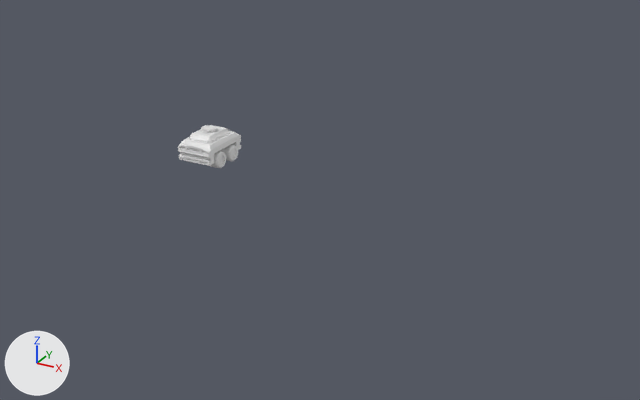
Renders of the Blender file blender/CharacterCourseChapter3/ModularVehicles.blend from each side of a commit.
Rendered twice from a 50 mm lens placed at (25.7, -35.0, 15.8), pointed at (5.9, 1.1, -2.2). Arrows for +X, +Y and +Z are at lower left; the lights stay in place. The same objects are shown in both versions, whatever each file hides.

Before the edit, the objects in view are built like this:
```python
me_cube = bpy.data.meshes.new('Cube')
me_cube.from_pydata(...)  # 97 vertices, 74 faces; spans x 0.0..0.945, y -1.464..0.0, z -0.416..0.551
me_cube.materials.append(mat_material)  # white #e7e7e7
me_cube_001 = bpy.data.meshes.new('Cube.001')
me_cube_001.from_pydata(...)  # 59 vertices, 40 faces; spans x 0.0..0.679, y -0.951..0.0, z 0.551..1.007
me_cube_001.materials.append(mat_material)  # white #e7e7e7
me_cylinder = bpy.data.meshes.new('Cylinder')
me_cylinder.from_pydata(...)  # 80 vertices, 66 faces; spans x 0.533..1.098, y -0.971..-0.115, z -0.828..0.028
ob_body = bpy.data.objects.new('Body', me_cube)
ob_body.location = (0.0, 0.0, 0.0)
_m = ob_body.modifiers.new('Mirror', 'MIRROR')
_m.use_axis = (True, True, False)
_m.use_clip = True
ob_top = bpy.data.objects.new('Top', me_cube_001)
ob_top.location = (0.0, 0.0, 0.0)
_m = ob_top.modifiers.new('Mirror', 'MIRROR')
_m.use_axis = (True, True, False)
_m.use_clip = True
ob_wheel = bpy.data.objects.new('Wheel', me_cylinder)
ob_wheel.location = (0.0, 0.0, 0.0)
_m = ob_wheel.modifiers.new('Mirror', 'MIRROR')
_m.mirror_object = ob_body
ob_wheel_002 = bpy.data.objects.new('Wheel.002', me_cylinder)
ob_wheel_002.location = (0.0, 1.1, 0.0)
_m = ob_wheel_002.modifiers.new('Mirror', 'MIRROR')
_m.mirror_object = ob_body
```
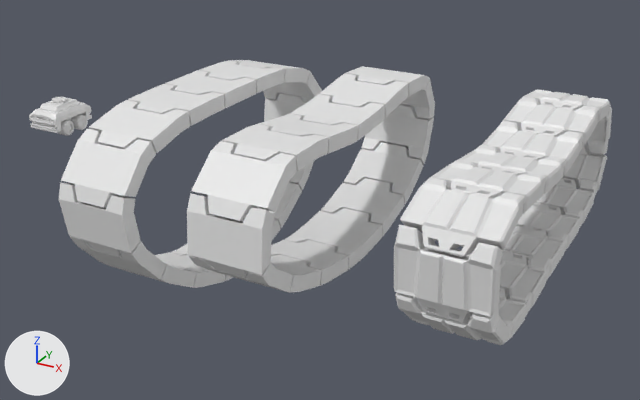
Patch to the scene script:
```diff
--- a/blender/CharacterCourseChapter3/ModularVehicles.blend.py
+++ b/blender/CharacterCourseChapter3/ModularVehicles.blend.py
@@ me_plane_001 @@
+me_plane_001.from_pydata([(1.0, -1.0, 0.0), (0.87, 1.03, 0.0), (0.0, -1.0, 0.0), (0.0, 1.03, 0.0), (1.81, -1.0, 0.0), (1.81, 1.0, 0.0), (1.13, 1.75, 0.0), (1.81, 1.75, 0.0), (0.73, -1.72, 0.0), (0.0, -1.72, 0.0), (0.87, 1.03, 0.0), (0.0, 1.03, 0.0)], [(10, 11)], [(2, 0, 1, 3), (1, 0, 4, 5), (1, 5, 7, 6), (0, 2, 9, 8)])
@@ cu_beziercircle_002 @@
+cu_beziercircle_002 = bpy.data.curves.new('BezierCircle.002', 'CURVE')
+cu_beziercircle_002.dimensions = '3D'
+_sp = cu_beziercircle_002.splines.new('BEZIER'); _sp.bezier_points.add(3)
+_sp.bezier_points.foreach_set('co', [-1.0, 0.0, 0.0, 0.0, 0.297, 0.0, 1.0, 0.0, 0.0, 0.0594, -0.276, 0.0])
+_sp.bezier_points.foreach_set('handle_left', [-0.885, -0.447, 0.0, -0.407, 0.297, 0.0, 1.057, 0.583, 0.0, 0.442, -0.27, 0.0])
+_sp.bezier_points.foreach_set('handle_right', [-1.148, 0.572, 0.0, 0.407, 0.297, 0.0, 0.968, -0.322, 0.0, -0.368, -0.282, 0.0])
+for _p, _l, _r in zip(_sp.bezier_points, ['ALIGNED', 'AUTO', 'ALIGNED', 'AUTO'], ['ALIGNED', 'AUTO', 'ALIGNED', 'AUTO']): _p.handle_left_type = _l; _p.handle_right_type = _r
+_sp.order_u = 0
+_sp.order_v = 0
+_sp.use_cyclic_u = True
+cu_beziercircle_002.use_path = True
+cu_beziercircle_002.use_path_clamp = True
+cu_beziercircle_002.fill_mode = 'FULL'
@@ cu_beziercircle @@
+cu_beziercircle = bpy.data.curves.new('BezierCircle', 'CURVE')
+cu_beziercircle.dimensions = '3D'
+_sp = cu_beziercircle.splines.new('BEZIER'); _sp.bezier_points.add(3)
+_sp.bezier_points.foreach_set('co', [-1.0, 0.0, 0.0, 0.0, 0.372, 0.0, 1.0, 0.0, 0.0, 0.0, -0.754, 0.0])
+_sp.bezier_points.foreach_set('handle_left', [-1.059, -0.318, 0.0, -0.416, 0.372, 0.0, 0.924, 0.409, 0.0, 0.489, -0.754, 0.0])
+_sp.bezier_points.foreach_set('handle_right', [-0.924, 0.409, 0.0, 0.416, 0.372, 0.0, 1.059, -0.318, 0.0, -0.489, -0.754, 0.0])
+for _p, _l, _r in zip(_sp.bezier_points, ['ALIGNED', 'AUTO', 'ALIGNED', 'AUTO'], ['ALIGNED', 'AUTO', 'ALIGNED', 'AUTO']): _p.handle_left_type = _l; _p.handle_right_type = _r
+_sp.order_u = 0
+_sp.order_v = 0
+_sp.use_cyclic_u = True
+cu_beziercircle.use_path = True
+cu_beziercircle.use_path_clamp = True
+cu_beziercircle.fill_mode = 'FULL'
@@ cu_beziercircle_001 @@
+cu_beziercircle_001 = bpy.data.curves.new('BezierCircle.001', 'CURVE')
+cu_beziercircle_001.dimensions = '3D'
+_sp = cu_beziercircle_001.splines.new('BEZIER'); _sp.bezier_points.add(3)
+_sp.bezier_points.foreach_set('co', [-1.0, 0.0, 0.0, 0.0, 0.297, 0.0, 1.0, 0.0, 0.0, 0.0594, -0.497, 0.0])
+_sp.bezier_points.foreach_set('handle_left', [-1.062, -0.289, 0.0, -0.407, 0.297, 0.0, 1.057, 0.583, 0.0, 0.475, -0.487, 0.0])
+_sp.bezier_points.foreach_set('handle_right', [-0.883, 0.545, 0.0, 0.407, 0.297, 0.0, 0.968, -0.322, 0.0, -0.397, -0.507, 0.0])
+for _p, _l, _r in zip(_sp.bezier_points, ['ALIGNED', 'AUTO', 'ALIGNED', 'AUTO'], ['ALIGNED', 'AUTO', 'ALIGNED', 'AUTO']): _p.handle_left_type = _l; _p.handle_right_type = _r
+_sp.order_u = 0
+_sp.order_v = 0
+_sp.use_cyclic_u = True
+cu_beziercircle_001.use_path = True
+cu_beziercircle_001.use_path_clamp = True
+cu_beziercircle_001.fill_mode = 'FULL'
@@ ob_body @@
 ob_body = bpy.data.objects.new('Body', me_cube)
-ob_body.location = (0.0, 0.0, 0.0)
+ob_body.location = (-10.28, 0.0, 0.0)
 _m = ob_body.modifiers.new('Mirror', 'MIRROR')
@@ ob_wheel @@
 ob_wheel = bpy.data.objects.new('Wheel', me_cylinder)
-ob_wheel.location = (0.0, 0.0, 0.0)
+ob_wheel.location = (-10.28, 0.0, 0.0)
 _m = ob_wheel.modifiers.new('Mirror', 'MIRROR')
@@ ob_wheel_002 @@
 ob_wheel_002 = bpy.data.objects.new('Wheel.002', me_cylinder)
-ob_wheel_002.location = (0.0, 1.1, 0.0)
+ob_wheel_002.location = (-10.28, 1.1, 0.0)
 _m = ob_wheel_002.modifiers.new('Mirror', 'MIRROR')
@@ ob_top @@
 ob_top = bpy.data.objects.new('Top', me_cube_001)
-ob_top.location = (0.0, 0.0, 0.0)
+ob_top.location = (-10.28, 0.0, 0.0)
 _m = ob_top.modifiers.new('Mirror', 'MIRROR')
@@ ob_plane_002 @@
+ob_plane_002 = bpy.data.objects.new('Plane.002', me_plane_002)  # 64 vertices, 60 faces, 2 loose edges; spans x 0.0..1.88, y -1.8..1.75, z -0.83..0.09; modifiers MIRROR, ARRAY, CURVE
+ob_plane_002.location = (16.27, 0.0, 0.0)
@@ ob_beziercircle_002 @@
+ob_beziercircle_002 = bpy.data.objects.new('BezierCircle.002', cu_beziercircle_002)
+ob_beziercircle_002.location = (16.17, 0.0, 0.0)
+ob_beziercircle_002.rotation_euler = (1.571, 0.0, 1.571)  # degrees (90, 0, 90)
+ob_beziercircle_002.scale = (9.0, 9.0, 1.0)
@@ ob_beziercircle @@
+ob_beziercircle = bpy.data.objects.new('BezierCircle', cu_beziercircle)
+ob_beziercircle.location = (0.0, 0.0, 0.0)
+ob_beziercircle.rotation_euler = (1.571, 0.0, 1.571)  # degrees (90, 0, 90)
+ob_beziercircle.scale = (9.0, 9.0, 1.0)
@@ ob_plane_001 @@
+ob_plane_001 = bpy.data.objects.new('Plane.001', me_plane_001)  # modifiers MIRROR, SOLIDIFY, ARRAY, CURVE
+ob_plane_001.location = (6.87, 0.0, 0.0)
@@ ob_beziercircle_001 @@
+ob_beziercircle_001 = bpy.data.objects.new('BezierCircle.001', cu_beziercircle_001)
+ob_beziercircle_001.location = (6.773, 0.0, 0.0)
+ob_beziercircle_001.rotation_euler = (1.571, 0.0, 1.571)  # degrees (90, 0, 90)
+ob_beziercircle_001.scale = (9.0, 9.0, 1.0)
@@ ob_plane @@
+ob_plane = bpy.data.objects.new('Plane', me_plane_001.copy())  # modifiers MIRROR, SOLIDIFY, ARRAY, CURVE
+ob_plane.location = (0.0, 0.0, 0.0)
```

Changed parts and their boxes (x1, y1, x2, y2) in the pictures (640 x 400 px):
'Plane.002', added
    after: (394, 89, 612, 345)
'Plane.001', added
    after: (187, 66, 435, 293)
'Plane', added
    after: (59, 60, 322, 288)
'Body', moved
    before: (178, 131, 241, 166)
    after: (29, 102, 92, 133)
'Top', moved
    before: (189, 125, 230, 143)
    after: (40, 97, 79, 113)
'Wheel.002', moved
    before: (221, 145, 238, 161)
    after: (71, 114, 88, 130)
'Wheel', moved
    before: (187, 151, 226, 168)
    after: (39, 120, 74, 136)
